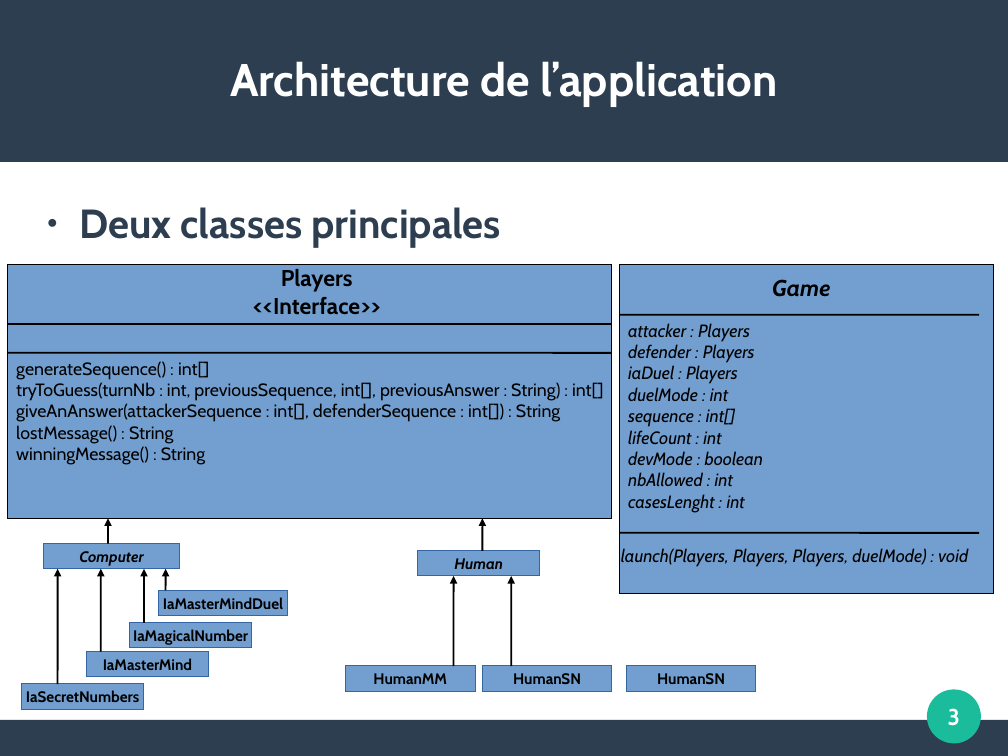
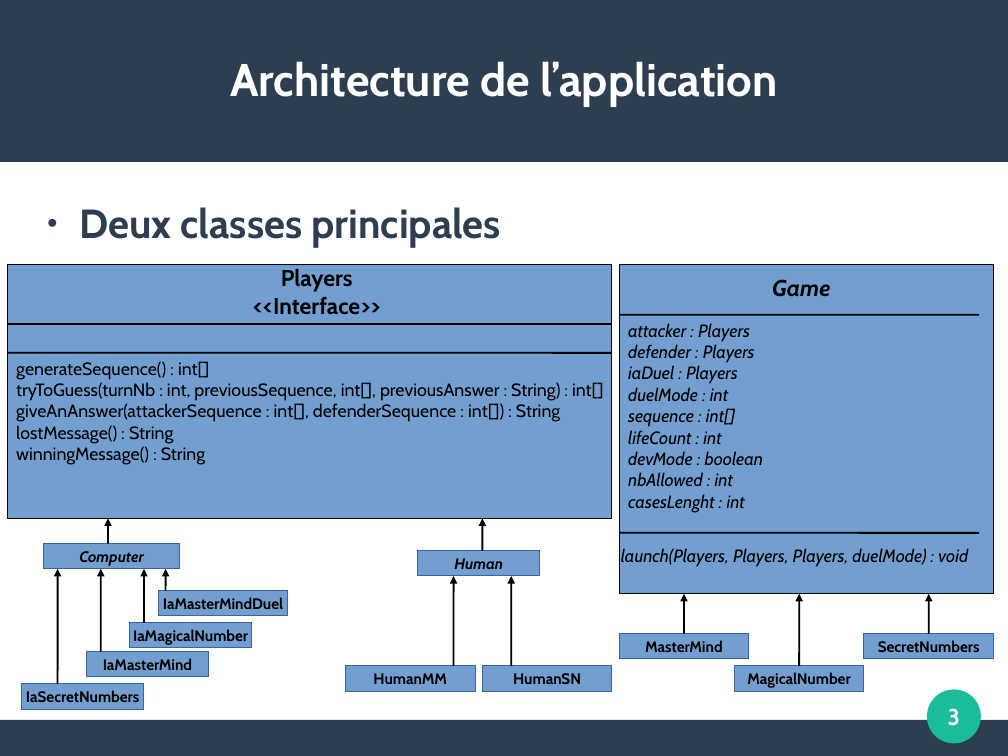
Before and after one commit to Andryl99/Elikta-s-Game, a slide deck: slide 3 of APP_presentation.odp. Drawn at 1008x756 pixels with LibreOffice and Linux fonts; fonts in the diff are those of the drawing. Boxes give left, top, right and bottom in pixels: in the first picture for what was removed or moved away, otherwise in the second. Text is boxed around its words. In the diff, an @@ line names an element or a change of style, - is before the commit and + after.

Commit message:
Updating PDF presentation

```diff
--- a/APP_presentation.odp
+++ b/APP_presentation.odp
@@ arrow added from (684, 634) to (684, 594), #000000 1.42 pt @@
@@ arrow added from (799, 666) to (799, 594), #000000 1.42 pt @@
@@ arrow added from (929, 634) to (929, 594), #000000 1.42 pt @@
@@ rectangle "MasterMind": place and size @@
-rectangle "MasterMind" at bbox=[627, 666, 756, 692]
+rectangle "MasterMind" at bbox=[619, 634, 749, 659]
@@ text in rectangle at bbox=[645, 640, 723, 652]: text changed @@
-HumanSN
+MasterMind
@@ rectangle added at bbox=[864, 634, 994, 659], fill #729FCF, outline #3465A4 0 pt, 12 pt, text #000000, bold @@
+SecretNumbers
@@ rectangle added at bbox=[735, 666, 864, 692], fill #729FCF, outline #3465A4 0 pt, 12 pt, text #000000, bold @@
+MagicalNumber
```
Also in this commit, not shown: 1 other slide changed, 1 other file.
